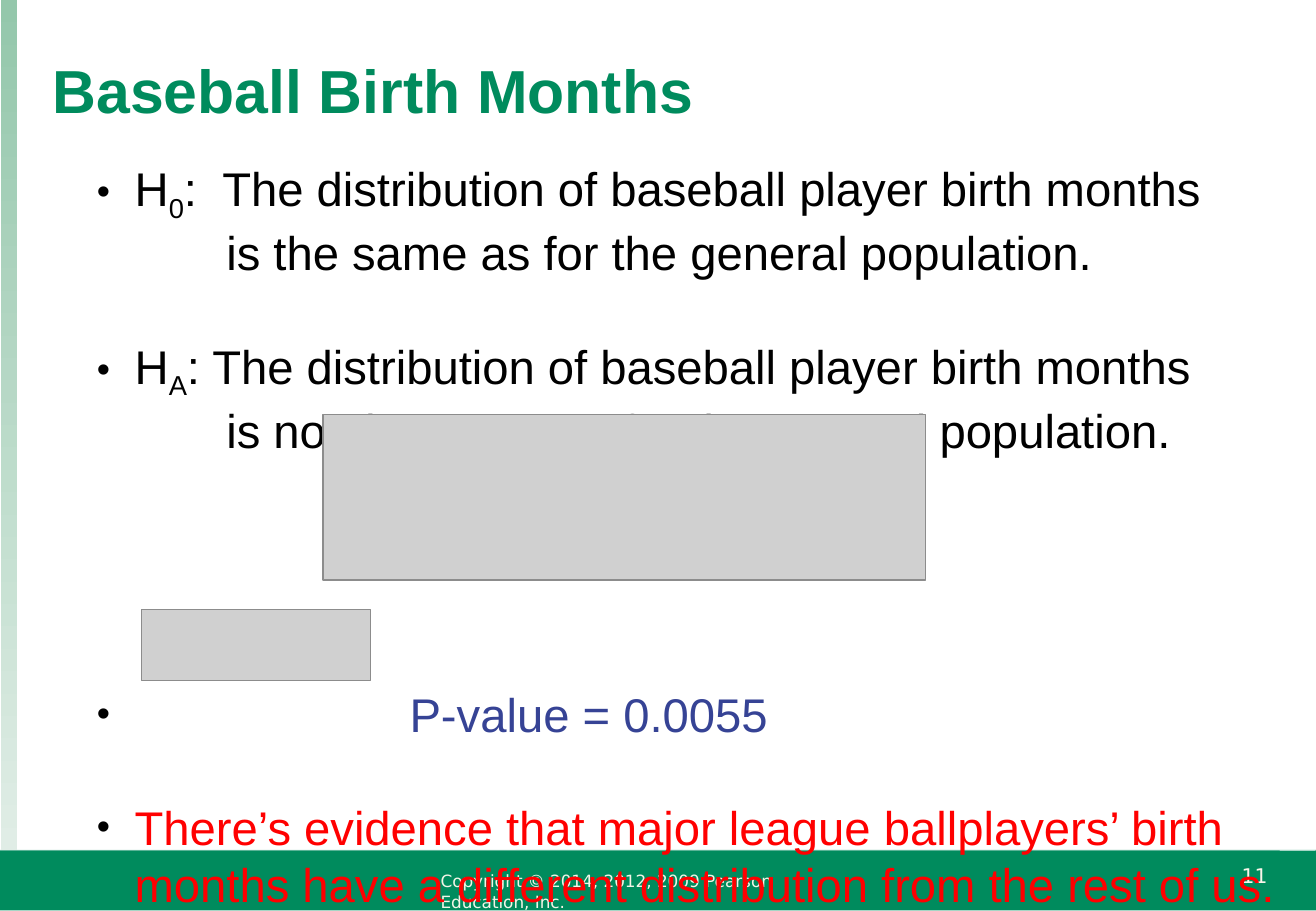
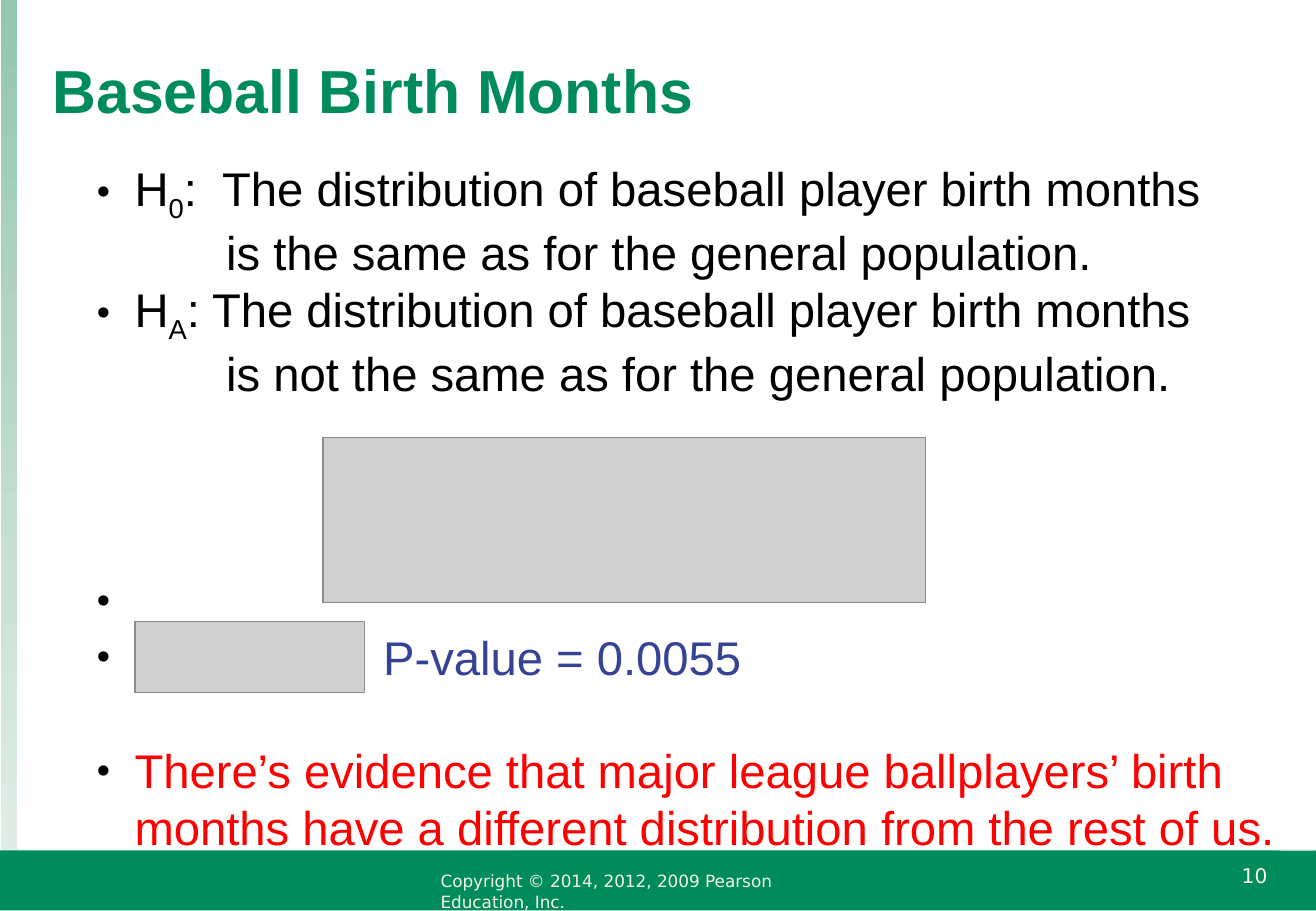
Before and after one commit to raffled/STAT111, a slide deck: slide 10 of week6/IS4_ppt_chapter22.ppt (slide 11 before the commit). Drawn at 1316x911 pixels with LibreOffice and Linux fonts; fonts in the diff are those of the drawing; grey boxes stand for pictures; background and template pictures are left out. Boxes give left, top, right and bottom in pixels: in the first picture for what was removed or moved away, otherwise in the second. Text is boxed around its words. In the diff, an @@ line names an element or a change of style, - is before the commit and + after.

```diff
--- a/week6/IS4_ppt_chapter22.ppt
+++ b/week6/IS4_ppt_chapter22.ppt
@@ text "H0: The distribution of baseball ..." rewrapped from [135,171,1274,911] to [135,171,1274,855] @@
@@ picture: place and size @@
-picture at [323,414,925,579]
+picture at [323,437,925,602]
@@ picture: place and size @@
-picture at [141,609,370,680]
+picture at [135,622,364,692]
@@ page number at [1242,868,1268,884]: text changed @@
-11
+10
```
Also in this commit, not shown: 9 other slides changed, 7 slides removed, 6 other files.
